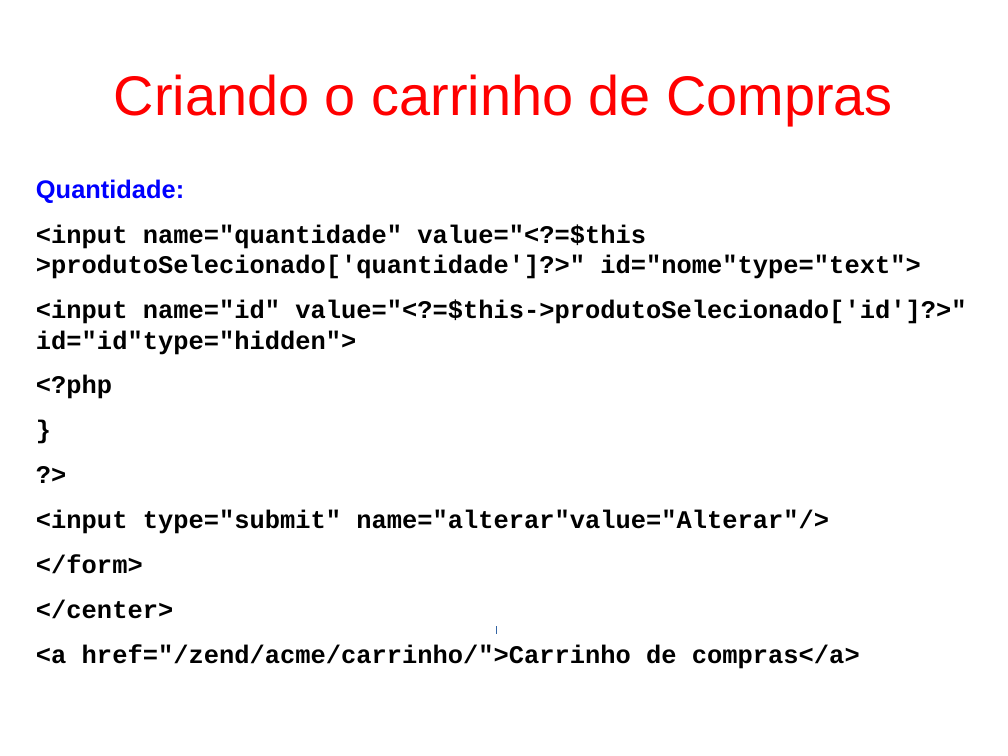
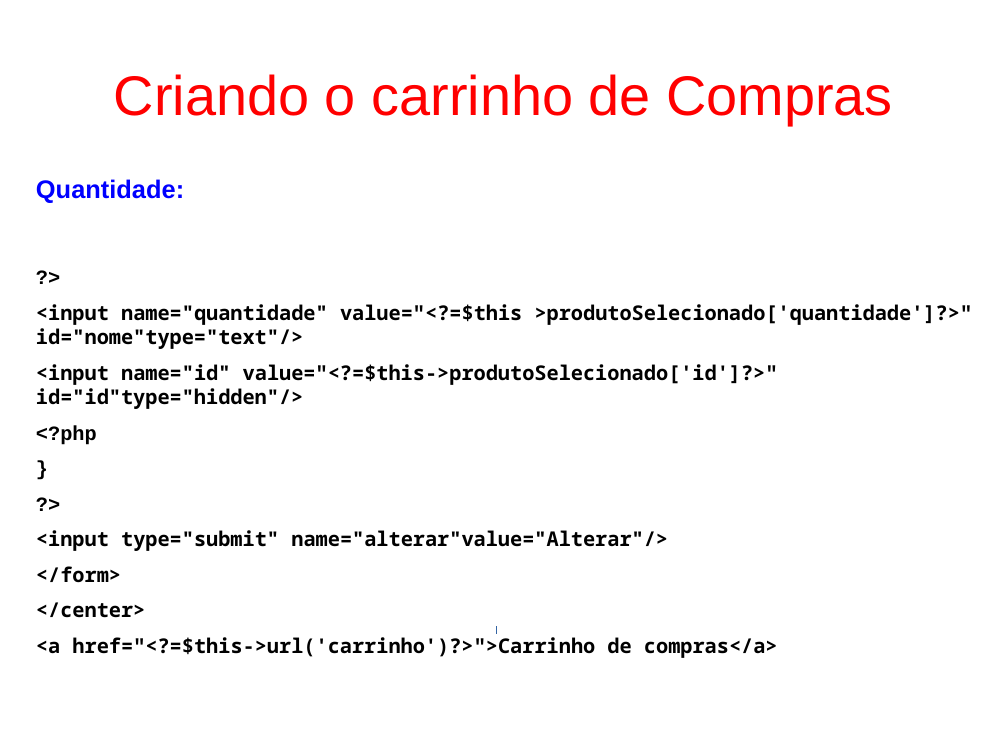
Before and after one commit to fgsl/lojasacme, a slide deck: slide 96 of docs/tutorial.odp. Drawn at 1008x756 pixels with LibreOffice and Linux fonts; fonts in the diff are those of the drawing. Boxes give left, top, right and bottom in pixels: in the first picture for what was removed or moved away, otherwise in the second. Text is boxed around its words. In the diff, an @@ line names an element or a change of style, - is before the commit and + after.

```diff
--- a/docs/tutorial.odp
+++ b/docs/tutorial.odp
@@ text at (36, 304, 973, 409): text changed; size 20 to 16 pt; font Courier New to Noto Sans Mono @@
-<input name="quantidade" value="<?=$this >produtoSelecionado['quantidade']?>" id="nome"type="text">
-<input name="id" value="<?=$this->produtoSelecionado['id']?>" id="id"type="hidden">
+?>
+<input name="quantidade" value="<?=$this >produtoSelecionado['quantidade']?>" id="nome"type="text"/>
+<input name="id" value="<?=$this->produtoSelecionado['id']?>" id="id"type="hidden"/>
@@ text at (36, 425, 668, 618): size 20 to 16 pt in "<?php", "}", "?>", "<input type="submit" name="alterar"value="Alterar"/>" and 2 more places; font Courier New to Noto Sans Mono in "<input type="submit" name="alterar"value="Alterar"/>", "</form>", "</center>"; less space between paragraphs @@
@@ text at (36, 637, 778, 658): text changed; size 20 to 16 pt; font Courier New to Noto Sans Mono @@
-<a href="/zend/acme/carrinho/">Carrinho de compras</a>
+<a href="<?=$this->url('carrinho')?>">Carrinho de compras</a>
```
Also in this commit, not shown: 5 other slides changed, 4 other files.
